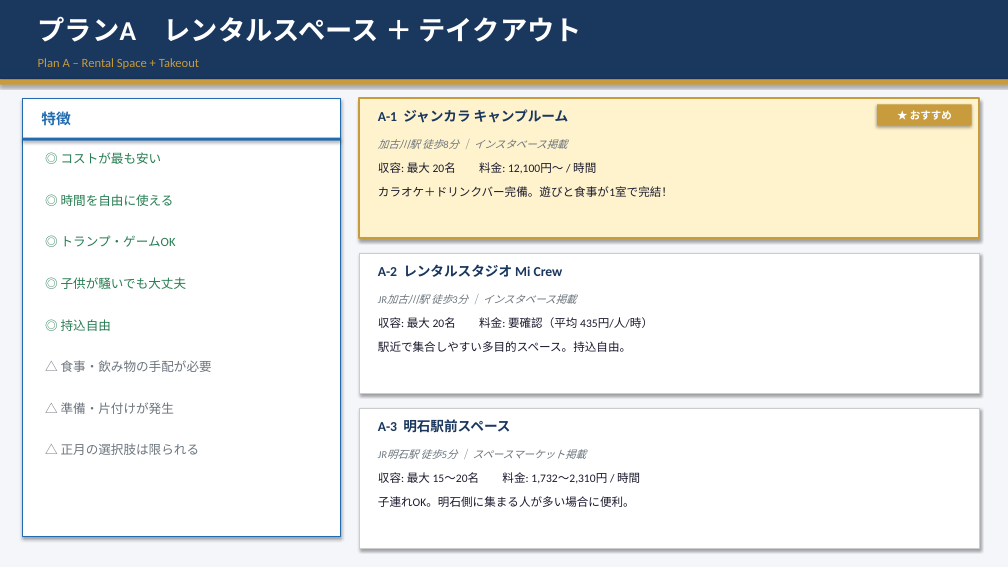
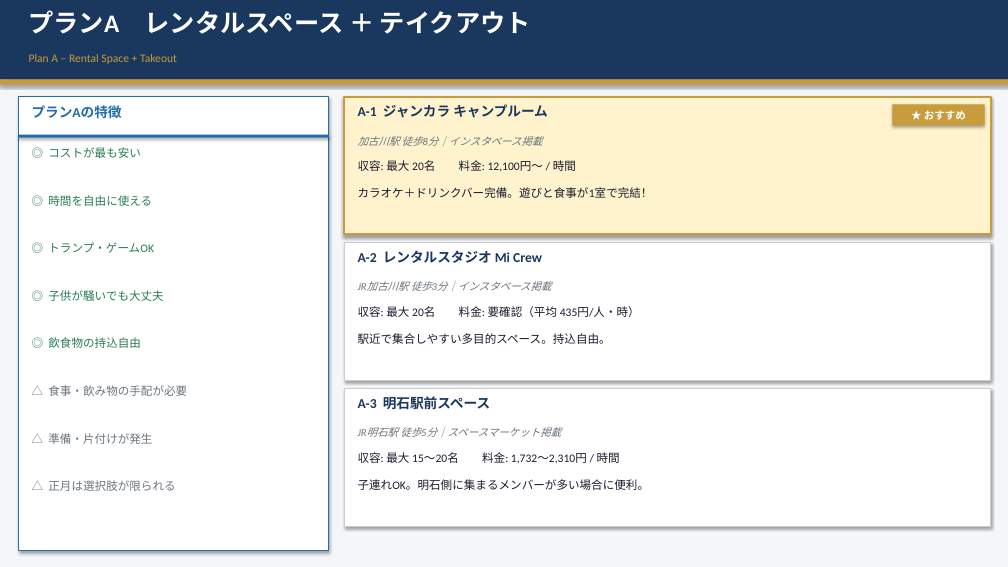
Before and after one commit to yuki444/test, a slide deck: slide 3 of 正月集まり_プランニング提案書.pptx. Drawn at 1008x567 pixels with LibreOffice and Linux fonts; fonts in the diff are those of the drawing. Boxes give left, top, right and bottom in pixels: in the first picture for what was removed or moved away, otherwise in the second. Text is boxed around its words. In the diff, an @@ line names an element or a change of style, - is before the commit and + after.

```diff
--- a/正月集まり_プランニング提案書.pptx
+++ b/正月集まり_プランニング提案書.pptx
@@ text "プランA レンタルスペース ＋ テイクアウト" at box(29, 10, 531, 34): size 26 to 24 pt @@
@@ rectangle: place and size @@
-rectangle at box(23, 98, 340, 537)
+rectangle at box(19, 97, 329, 551)
@@ text at box(32, 105, 122, 119): text changed; size 14 to 13 pt @@
-特徴
+プランAの特徴
@@ rectangle: place and size @@
-rectangle at box(359, 98, 979, 238)
+rectangle at box(344, 97, 991, 234)
@@ rectangle at box(344, 97, 991, 234): outline #C89B3C 1.5 pt to #C89B3C 2 pt @@
@@ text "A-1 ジャンカラ キャンプルーム": place and size @@
-text "A-1 ジャンカラ キャンプルーム" at box(378, 109, 569, 123)
+text "A-1 ジャンカラ キャンプルーム" at box(358, 104, 548, 118)
@@ rectangle "★ おすすめ": place and size @@
-rectangle "★ おすすめ" at box(877, 104, 972, 126)
+rectangle "★ おすすめ" at box(892, 104, 985, 126)
@@ rectangle: place and size @@
-rectangle at box(23, 138, 340, 141)
+rectangle at box(19, 135, 329, 138)
@@ text "◎ コストが最も安い": place and size @@
-text "◎ コストが最も安い" at box(61, 152, 162, 164)
+text "◎ コストが最も安い" at box(48, 147, 141, 158)
@@ text at box(358, 136, 542, 146): spaces changed @@
-加古川駅 徒歩8分 ｜ インスタベース掲載
+加古川駅 徒歩8分｜インスタベース掲載
@@ text "収容: 最大 20名 料金: 12,100円〜 ...": place and size @@
-text "収容: 最大 20名 料金: 12,100円〜 ..." at box(378, 162, 596, 173)
+text "収容: 最大 20名 料金: 12,100円〜 ..." at box(358, 160, 576, 172)
@@ text "◎ 時間を自由に使える": place and size @@
-text "◎ 時間を自由に使える" at box(61, 194, 174, 206)
+text "◎ 時間を自由に使える" at box(48, 195, 152, 206)
@@ text "カラオケ＋ドリンクバー完備。遊びと食事が1室で完結！": place and size @@
-text "カラオケ＋ドリンクバー完備。遊びと食事が1室で完結！" at box(378, 186, 673, 197)
+text "カラオケ＋ドリンクバー完備。遊びと食事が1室で完結！" at box(358, 187, 653, 198)
@@ text "◎ トランプ・ゲームOK": place and size @@
-text "◎ トランプ・ゲームOK" at box(61, 235, 176, 247)
+text "◎ トランプ・ゲームOK" at box(48, 242, 154, 253)
@@ rectangle: place and size @@
-rectangle at box(359, 253, 979, 393)
+rectangle at box(344, 243, 991, 380)
@@ text "A-2 レンタルスタジオ Mi Crew": place and size @@
-text "A-2 レンタルスタジオ Mi Crew" at box(378, 264, 563, 277)
+text "A-2 レンタルスタジオ Mi Crew" at box(358, 250, 542, 263)
@@ text "◎ 子供が騒いでも大丈夫": place and size @@
-text "◎ 子供が騒いでも大丈夫" at box(61, 277, 187, 289)
+text "◎ 子供が騒いでも大丈夫" at box(48, 290, 163, 301)
@@ text at box(411, 281, 551, 291): spaces changed @@
-JR加古川駅 徒歩3分 ｜ インスタベース掲載
+JR加古川駅 徒歩3分｜インスタベース掲載
@@ text at box(358, 306, 640, 317): text changed @@
-収容: 最大 20名 料金: 要確認（平均 435円/人/時）
+収容: 最大 20名 料金: 要確認（平均 435円/人・時）
@@ text at box(48, 337, 141, 348): text changed; size 12 to 11 pt @@
-◎ 持込自由
+◎ 飲食物の持込自由
@@ text "駅近で集合しやすい多目的スペース。持込自由。": place and size @@
-text "駅近で集合しやすい多目的スペース。持込自由。" at box(378, 341, 631, 352)
+text "駅近で集合しやすい多目的スペース。持込自由。" at box(358, 333, 611, 344)
@@ text "△ 食事・飲み物の手配が必要": place and size @@
-text "△ 食事・飲み物の手配が必要" at box(61, 360, 212, 372)
+text "△ 食事・飲み物の手配が必要" at box(48, 385, 187, 396)
@@ rectangle: place and size @@
-rectangle at box(359, 408, 979, 548)
+rectangle at box(344, 389, 991, 526)
@@ text "A-3 明石駅前スペース": place and size @@
-text "A-3 明石駅前スペース" at box(378, 419, 510, 433)
+text "A-3 明石駅前スペース" at box(358, 396, 490, 410)
@@ size 12 to 11 pt in 7 elements at box(48, 147, 141, 158), box(48, 195, 152, 206), box(48, 242, 154, 253), box(48, 290, 163, 301), box(48, 385, 187, 396), box(29, 54, 177, 64), box(48, 433, 152, 444) @@
@@ text "△ 準備・片付けが発生": place and size @@
-text "△ 準備・片付けが発生" at box(61, 402, 174, 414)
+text "△ 準備・片付けが発生" at box(48, 433, 152, 444)
@@ text at box(400, 427, 562, 437): spaces changed @@
-JR明石駅 徒歩5分 ｜ スペースマーケット掲載
+JR明石駅 徒歩5分｜スペースマーケット掲載
@@ text "収容: 最大 15〜20名 料金: 1,732〜2,310円 ...": place and size @@
-text "収容: 最大 15〜20名 料金: 1,732〜2,310円 ..." at box(378, 472, 640, 484)
+text "収容: 最大 15〜20名 料金: 1,732〜2,310円 ..." at box(358, 452, 620, 463)
@@ text at box(358, 479, 650, 490): text changed @@
-子連れOK。明石側に集まる人が多い場合に便利。
+子連れOK。明石側に集まるメンバーが多い場合に便利。
@@ text at box(48, 480, 175, 491): text changed; size 12 to 11 pt @@
-△ 正月の選択肢は限られる
+△ 正月は選択肢が限られる
```
Also in this commit, not shown: 6 other slides changed, 1 other file.
